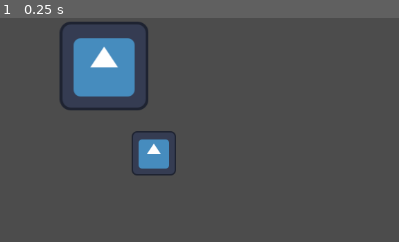
Above: before the commit, frame 1.
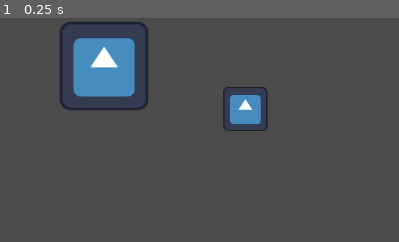
Above: after the commit, the same moment.

Repository: sirgladshoes/space-RTS-take2
Game: Godot game, scene res://scenes/main.tscn
Two runs of this game, one before a commit and one after it. Both use one fixed random seed, a clock stepped at 60 frames per second and the inputs below. The engine's default icon, where the game draws it, is replaced by a stand-in: a white triangle on a blue panel in a dark square.
Inputs:
- Up to frame 1 (0.25 s): no input
The pictures show only the part of the screen within x 29-79%, y 35-84%; the shares and areas given below are measured in that part.

The runs differ from the first frame. In frame 1, 2.7% of the frame differs, in the area x 33-68%, y 30-71%.

Commit message:
did some more stuff

Diff:
--- a/scenes/laser.tscn
+++ b/scenes/laser.tscn
@@ -9,11 +9,11 @@
 [node name="laser" type="RayCast2D"]
 visible = false
 enabled = false
-target_position = Vector2(0, 0)
+target_position = Vector2(200, 0)
 collision_mask = 2
 script = ExtResource("1_xmihv")
 color = Color(0, 0.92401344, 1.1700428, 1)
-mask = 1
+mask = 2
 max_length = 200
 
 [node name="Line2D" type="Line2D" parent="."]
@@ -23,3 +23,8 @@
 default_color = Color(0, 0.92401344, 1.1700428, 1)
 begin_cap_mode = 2
 end_cap_mode = 2
+
+[node name="Timer" type="Timer" parent="."]
+wait_time = 0.1
+
+[connection signal="timeout" from="Timer" to="." method="_on_timer_timeout"]
--- a/scenes/main.tscn
+++ b/scenes/main.tscn
@@ -68,7 +68,7 @@
 "
 
 [node name="mining_ship" parent="." instance=ExtResource("8_tipki")]
-position = Vector2(552, 419)
+position = Vector2(684, 355)
 
 [node name="mother" parent="." instance=ExtResource("7_o6xl0")]
 position = Vector2(79, 356)
--- a/scenes/units/mining_ship.tscn
+++ b/scenes/units/mining_ship.tscn
@@ -84,13 +84,8 @@
 offset_bottom = -18.0
 
 [node name="mining_laser" parent="." instance=ExtResource("11_q7sdo")]
-visible = false
-enabled = false
-target_position = Vector2(500, 0)
-collision_mask = 2
-color = Color(0, 1.0281335, 1.3945211, 1)
-mask = 2
-max_length = 500
+collide_with_areas = true
+hit_interval = 0.5
 
 [node name="damage_reciever" type="Area2D" parent="."]
 script = ExtResource("11_ygnxs")
@@ -104,5 +99,5 @@
 [connection signal="on_selected" from="selectable" to="selected_ui" method="selected"]
 [connection signal="destroy_object" from="networked_object" to="." method="queue_free"]
 [connection signal="state_switched" from="state_machine" to="." method="_on_state_machine_state_switched"]
-[connection signal="hit_target" from="mining_laser" to="." method="_on_mining_laser_hit_target"]
+[connection signal="hit_object" from="mining_laser" to="." method="_on_mining_laser_hit_object"]
 [connection signal="on_death" from="damage_reciever" to="." method="queue_free"]
--- a/scenes/units/mother.tscn
+++ b/scenes/units/mother.tscn
@@ -67,8 +67,8 @@
 [node name="selected_ui" type="Control" parent="." node_paths=PackedStringArray("my_inventory")]
 layout_mode = 3
 anchors_preset = 0
-offset_left = 259.0
-offset_right = 299.0
+offset_left = 237.0
+offset_right = 277.0
 offset_bottom = 40.0
 script = ExtResource("7_683hq")
 my_inventory = NodePath("../inventory")
@@ -94,7 +94,7 @@
 master_template = ExtResource("2_r5smi")
 
 [node name="spawn_point" type="Marker2D" parent="."]
-position = Vector2(83, 0)
+position = Vector2(112, 0)
 
 [connection signal="on_deselected" from="selectable" to="selected_ui" method="deselected"]
 [connection signal="on_selected" from="selectable" to="selected_ui" method="selected"]
--- a/scripts/laser.gd
+++ b/scripts/laser.gd
@@ -4,14 +4,16 @@
 @export var color: Color
 @export var mask: int
 @export var max_length: int = 100
+@export var hit_interval: float = 0.1
 
 @export var active: bool: set = set_active
 
-var target: Node = null
+var hit_obj: Node = null
 
-signal hit_target(target: Node)
+signal hit_object(object: Node)
 
-func _physics_process(delta: float) -> void:
+func _physics_process(_delta: float) -> void:
+	$Timer.wait_time = hit_interval
 	$Line2D.default_color = color
 	target_position.x = max_length
 	collision_mask = mask
@@ -19,8 +21,15 @@
 	force_raycast_update()
 	var length = target_position.x
 	if is_colliding():
-		hit_target.emit(get_collider())
+		var obj = get_collider()
+		if obj != hit_obj:
+			$Timer.start()
+			hit_obj = obj
 		length = get_collision_point().distance_to(global_position)
+	else:
+		if hit_obj:
+			hit_obj = null
+			$Timer.stop()
 	$Line2D.points[1] = Vector2(length, 0)
 
 func set_active(value: bool):
@@ -30,6 +39,12 @@
 
 	set_physics_process(value)
 	if !active:
+		hit_obj = null
+		$Timer.stop()
 		target_position = Vector2(0, 0)
 	enabled = active
 	visible = active
+
+
+func _on_timer_timeout() -> void:
+	hit_object.emit(hit_obj)
--- a/scripts/networking/networked_object_data/mining_ship.tres
+++ b/scripts/networking/networked_object_data/mining_ship.tres
@@ -25,6 +25,15 @@
 is_interpolated = true
 metadata/_custom_type_script = "uid://n3gda14hxidi"
 
+[sub_resource type="Resource" id="Resource_5y7jb"]
+script = ExtResource("2_epnx6")
+propery_path = NodePath("..")
+property = "global_rotation"
+data_type = 4
+is_interpolated = true
+angle_interpolation = true
+metadata/_custom_type_script = "uid://n3gda14hxidi"
+
 [sub_resource type="Resource" id="Resource_cfpk5"]
 script = ExtResource("2_epnx6")
 propery_path = NodePath("../inventory")
@@ -46,8 +55,14 @@
 data_type = 1
 metadata/_custom_type_script = "uid://n3gda14hxidi"
 
+[sub_resource type="Resource" id="Resource_q8i54"]
+script = ExtResource("2_epnx6")
+propery_path = NodePath("../mining_laser")
+property = "active"
+metadata/_custom_type_script = "uid://n3gda14hxidi"
+
 [resource]
 script = ExtResource("1_cfpk5")
-synced_vars = Array[ExtResource("2_epnx6")]([SubResource("Resource_6lvt2"), SubResource("Resource_mlkc2"), SubResource("Resource_cp6er"), SubResource("Resource_cfpk5"), SubResource("Resource_epnx6"), SubResource("Resource_ygmdq")])
+synced_vars = Array[ExtResource("2_epnx6")]([SubResource("Resource_6lvt2"), SubResource("Resource_mlkc2"), SubResource("Resource_cp6er"), SubResource("Resource_5y7jb"), SubResource("Resource_cfpk5"), SubResource("Resource_epnx6"), SubResource("Resource_ygmdq"), SubResource("Resource_q8i54")])
 object_scene_path = "res://scenes/units/mining_ship.tscn"
 metadata/_custom_type_script = "uid://5ymvd21fld5t"
--- a/scripts/units/mining_ship.gd
+++ b/scripts/units/mining_ship.gd
@@ -72,5 +72,6 @@
 		$mining_laser.active = false
 
 
-func _on_mining_laser_hit_target(target: Node) -> void:
+func _on_mining_laser_hit_object(object: Node) -> void:
+	print(object)
 	my_inventory.add_resource(inventory.resource_types.TEMP, 1)
Not shown: 1 places in scripts/networking/networked_object_data/mining_ship.tres that only renumber resources
